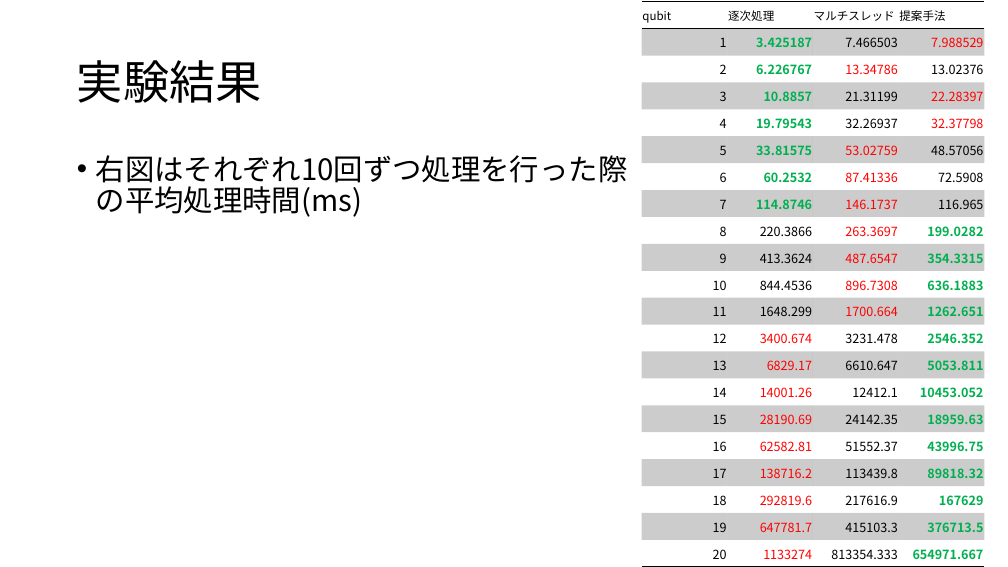
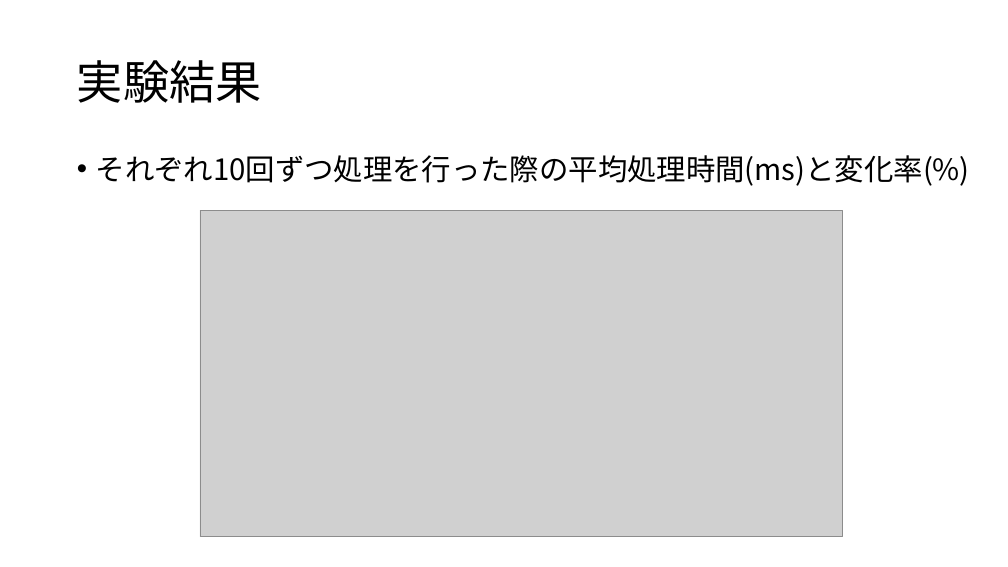
Before and after one commit to uj151133/my_quantum_simulator_with_gpu, a slide deck: slide 17 of docs/present.pptx (slide 18 before the commit). Drawn at 1008x567 pixels with LibreOffice and Linux fonts; fonts in the diff are those of the drawing; grey boxes stand for pictures. Boxes give left, top, right and bottom in pixels: in the first picture for what was removed or moved away, otherwise in the second. Text is boxed around its words. In the diff, an @@ line names an element or a change of style, - is before the commit and + after.

```diff
--- a/docs/present.pptx
+++ b/docs/present.pptx
@@ table removed at <box>642,2,984,567</box>, 21 rows, 4 columns @@
-qubit | 逐次処理 | マルチスレッド | 提案手法
-1 | 3.425187 | 7.466503 | 7.988529
-2 | 6.226767 | 13.34786 | 13.02376
-3 | 10.8857 | 21.31199 | 22.28397
-4 | 19.79543 | 32.26937 | 32.37798
-5 | 33.81575 | 53.02759 | 48.57056
-6 | 60.2532 | 87.41336 | 72.5908
-7 | 114.8746 | 146.1737 | 116.965
-8 | 220.3866 | 263.3697 | 199.0282
-9 | 413.3624 | 487.6547 | 354.3315
-10 | 844.4536 | 896.7308 | 636.1883
-11 | 1648.299 | 1700.664 | 1262.651
-12 | 3400.674 | 3231.478 | 2546.352
-13 | 6829.17 | 6610.647 | 5053.811
-14 | 14001.26 | 12412.1 | 10453.052
-15 | 28190.69 | 24142.35 | 18959.63
-16 | 62582.81 | 51552.37 | 43996.75
-17 | 138716.2 | 113439.8 | 89818.32
-18 | 292819.6 | 217616.9 | 167629
-19 | 647781.7 | 415103.3 | 376713.5
-20 | 1133274 | 813354.333 | 654971.667
@@ text at <box>96,155,970,186</box>: text changed @@
-• 右図はそれぞれ10回ずつ処理を行った際の平均処理時間(ms)
+• それぞれ10回ずつ処理を行った際の平均処理時間(ms)と変化率(%)
@@ picture added at <box>200,210,843,537</box> @@
```
Also in this commit, not shown: 12 other slides changed, 2 slides added, 1 slide removed, 2 other files.
